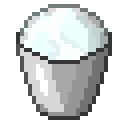
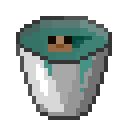
Layers edited between the first and the second w=128, h=128 image:
added group "Tadpole" (1st of 2, in "Entity") with 2 layers in group "Entity" over (x1=20, y1=20, x2=108, y2=92)
added layer "Edge" (50%) in group "Tadpole" over (x1=20, y1=20, x2=108, y2=40)
added layer "Tadpole" (2nd of 2, in "Entity" › "Tadpole") in group "Tadpole" over (x1=20, y1=28, x2=108, y2=92)
hid "Powder Snow" over (x1=20, y1=4, x2=108, y2=60)
moved "Bucket" into group "Contents" over (x1=20, y1=16, x2=108, y2=92)
